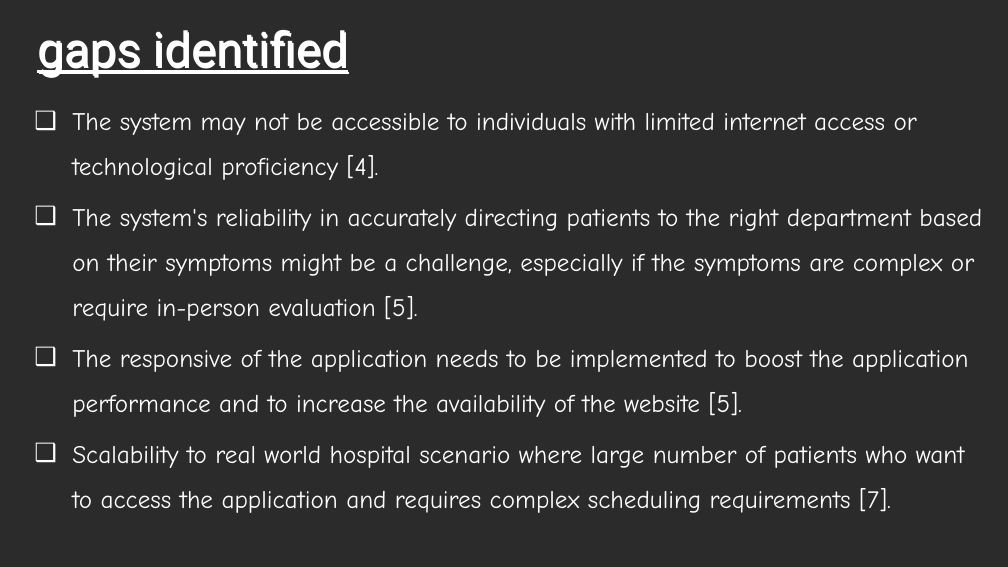
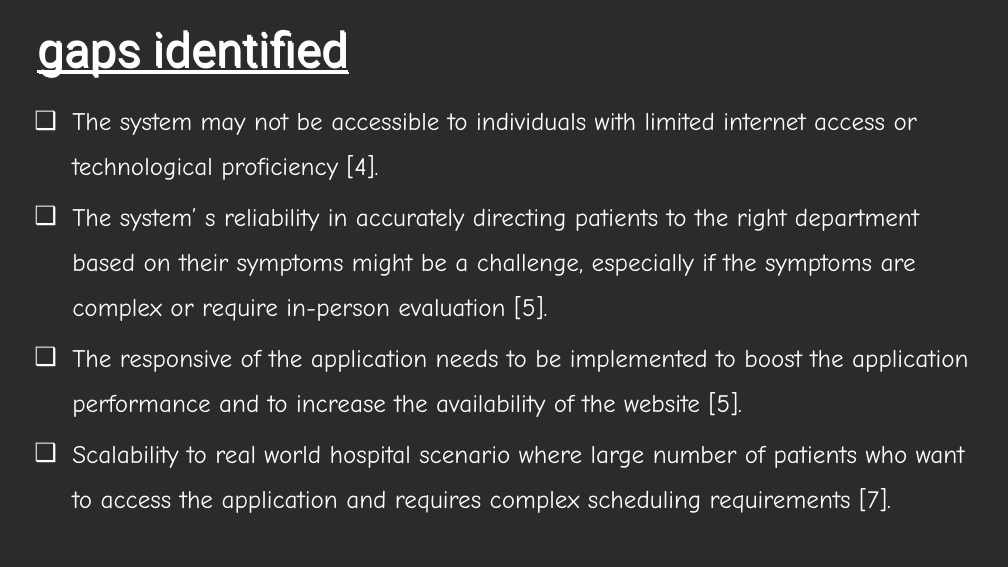
Before and after one commit to Sahithya132002/Final-Year-Project, a slide deck: slide 6 of Review 1.pptx (slide 5 before the commit). Drawn at 1008x567 pixels with LibreOffice and Linux fonts; fonts in the diff are those of the drawing; background and template pictures are left out; a plain dark background stands for a picture behind light text. Boxes give left, top, right and bottom in pixels: in the first picture for what was removed or moved away, otherwise in the second. Text is boxed around its words. In the diff, an @@ line names an element or a change of style, - is before the commit and + after.

```diff
--- a/Review 1.pptx
+++ b/Review 1.pptx
@@ text at box(72, 208, 919, 321): text changed @@
-❑ The system's reliability in accurately directing patients to the right department based on their symptoms might be a challenge, especially if the symptoms are complex or require in-person evaluation [5].
+❑ The system’ s reliability in accurately directing patients to the right department based on their symptoms might be a challenge, especially if the symptoms are complex or require in-person evaluation [5].
```
Also in this commit, not shown: 2 other slides changed, 1 slide added, 20 other files.
